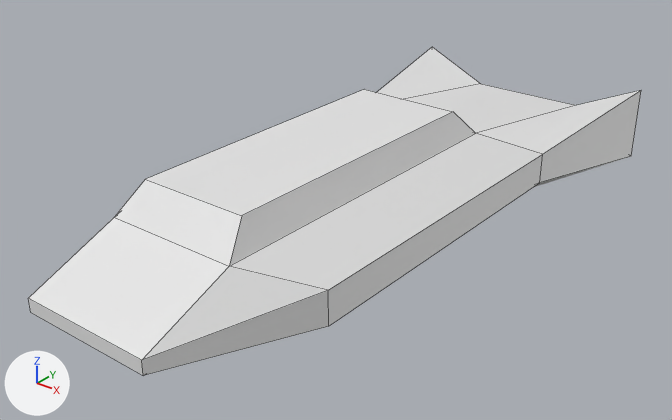
An edit to the FBX model Assets/Model/BattleUnit/探索船.fbx, drawn before and after from the same camera.
One viewpoint serves both versions: a camera (50 mm lens) standing at (3.56, -4.74, 2.69) and looking at (-0.07, -0.2, -0.13). The axes (+X, +Y, +Z) are drawn at lower left. The lights are the same throughout. Mesh edges are drawn as thin lines. Where no turn or scale is listed for an object, it has been applied to the vertices.

The scene before the commit, as lines of its bpy script (objects in view):
```python
me_cube_001 = bpy.data.meshes.new('Cube.001')
me_cube_001.from_pydata(...)  # 30 vertices, 29 faces; spans x -1.0..1.0, y -2.38..2.38, z -0.29..0.49
# before: 8 (-0.46, -2.38, -0.05) at pixel (30, 312), 9 (0.46, -2.38, -0.05) at pixel (143, 375), 10 (0.46, -2.38, 0.05) at pixel (141, 360), 11 (-0.46, -2.38, 0.05) at pixel (28, 298)
ob_cube = bpy.data.objects.new('Cube', me_cube_001)
ob_cube.location = (0.0, 0.0, 0.0)
```
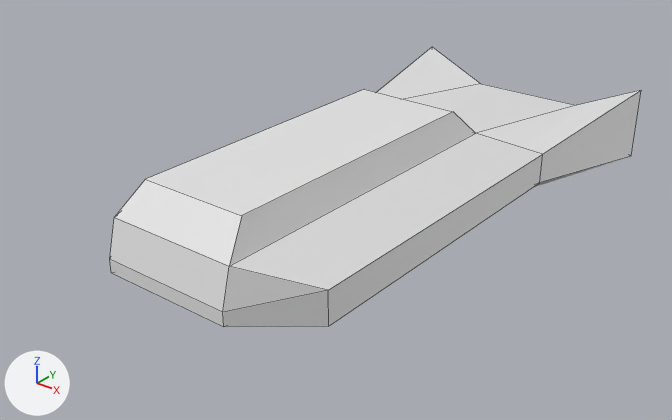
The newer file is also turned or shifted as a whole; pictures and numbers use the older file's frame.

Pixel boxes [x1, y1, x2, y2] of what changed, in the pictures (672 x 420 px; the box of a moved part takes in the faces that stretch with it):
'Cube', reshaped (13% narrower, 15% shorter): before [28, 47, 641, 375]; after [110, 47, 641, 327]
part 1 of me_cube_001, moved or reshaped: before [28, 217, 329, 375]; after [110, 217, 329, 327]

The change, as a diff of the scene's bpy script:
```diff
--- a/Assets/Model/BattleUnit/探索船.fbx.py
+++ b/Assets/Model/BattleUnit/探索船.fbx.py
@@ me_cube_001 @@
 me_cube_001.from_pydata(...)  # 30 vertices, 29 faces; spans x -1.0..1.0, y -2.38..2.38, z -0.29..0.49
 # used by ob_cube; location = (0.0, 0.0, 0.0)
+# me_cube_001 part 1
+for i in [*range(8, 12)]: me_cube_001.vertices[i].co += Vector((0.0, 0.56, 0.0))
```
